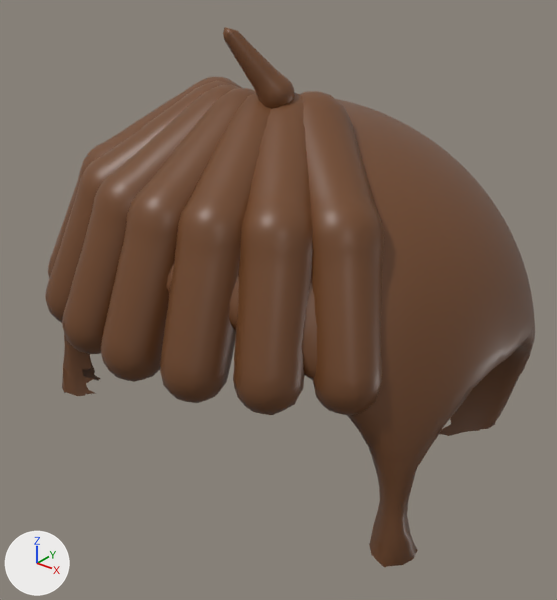
One commit to the glTF model adventure/assets/hair/hair_bob.glb: the scene before it, then after it.
Rendered twice from a camera (50 mm lens) standing at (0.417, -0.506, 0.874) and looking at (-0.002, 0.018, 0.549). Lighting does not change. The marker at lower left points along +X, +Y and +Z. The older version comes first. Vertices at exactly the same position are counted once.

The scene before the commit, as lines of its bpy script (objects in view):
```python
me_hair = bpy.data.meshes.new('hair')
me_hair.from_pydata(...)  # 3142 vertices, 6064 faces; spans x -0.225..0.225, y -0.151..0.265, z 0.417..0.739
me_hair.materials.append(mat_hair)
me_hair_parts = bpy.data.meshes.new('hair_parts')
me_hair_parts.from_pydata(...)  # 2415 vertices, 4338 faces; spans x -0.181..0.181, y -0.19..0.026, z 0.551..0.806
me_hair_parts.materials.append(mat_hair)
ob_hair = bpy.data.objects.new('hair', me_hair)
ob_hair.location = (0.0, 0.0, 0.0)
ob_hair_parts = bpy.data.objects.new('hair_parts', me_hair_parts)
ob_hair_parts.location = (0.0, 0.0, 0.0)
```
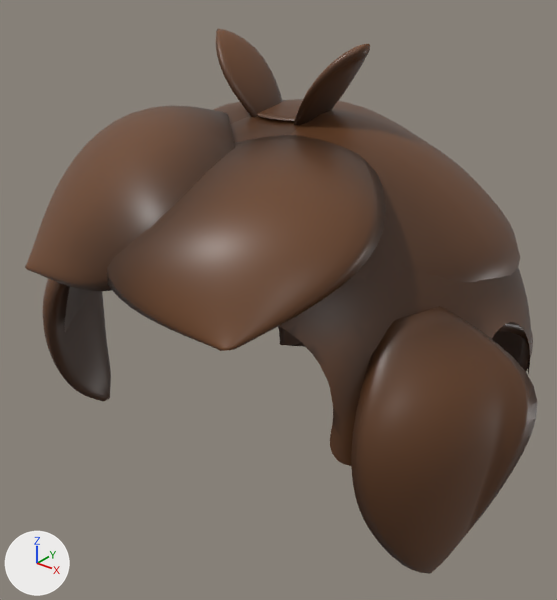
Patch to the scene script:
```diff
--- a/adventure/assets/hair/hair_bob.glb.py
+++ b/adventure/assets/hair/hair_bob.glb.py
@@ me_hair @@
 # used by ob_hair; location = (0.0, 0.0, 0.0)
-me_hair.from_pydata(...)  # 3142 vertices, 6064 faces; spans x -0.225..0.225, y -0.151..0.265, z 0.417..0.739
+me_hair.from_pydata(...)  # 2397 vertices, 4481 faces; spans x -0.218..0.218, y -0.146..0.265, z 0.476..0.726
+# me_hair part 1: 6 vertices moved within x -0.113..0.113, y 0.234..0.263, z 0.478..0.531; 3052 vertices removed from x -0.225..0.225, y -0.151..0.264, z 0.417..0.739; 2307 vertices added at x -0.218..0.218, y -0.146..0.264, z 0.476..0.726
 me_hair.materials.append(mat_hair)
@@ me_hair_locks @@
+me_hair_locks.from_pydata(...)  # 7072 vertices, 14116 faces; spans x -0.262..0.262, y -0.189..0.281, z 0.374..0.791
+me_hair_locks.materials.append(mat_hair)
@@ ob_hair_parts @@
-ob_hair_parts = bpy.data.objects.new('hair_parts', me_hair_parts)
-ob_hair_parts.location = (0.0, 0.0, 0.0)
@@ ob_hair_locks @@
+ob_hair_locks = bpy.data.objects.new('hair_locks', me_hair_locks)
+ob_hair_locks.location = (0.0, 0.0, 0.0)
```

Pixel boxes [x1, y1, x2, y2] of what changed, in the pictures (557 x 600 px):
'hair_locks', added (brown)
    after: [25, 29, 537, 574]
'hair_parts', deleted (brown)
    before: [45, 27, 384, 416]
'hair', reshaped (25% shorter)
    before: [62, 99, 535, 567]
    after: [65, 116, 531, 466]
